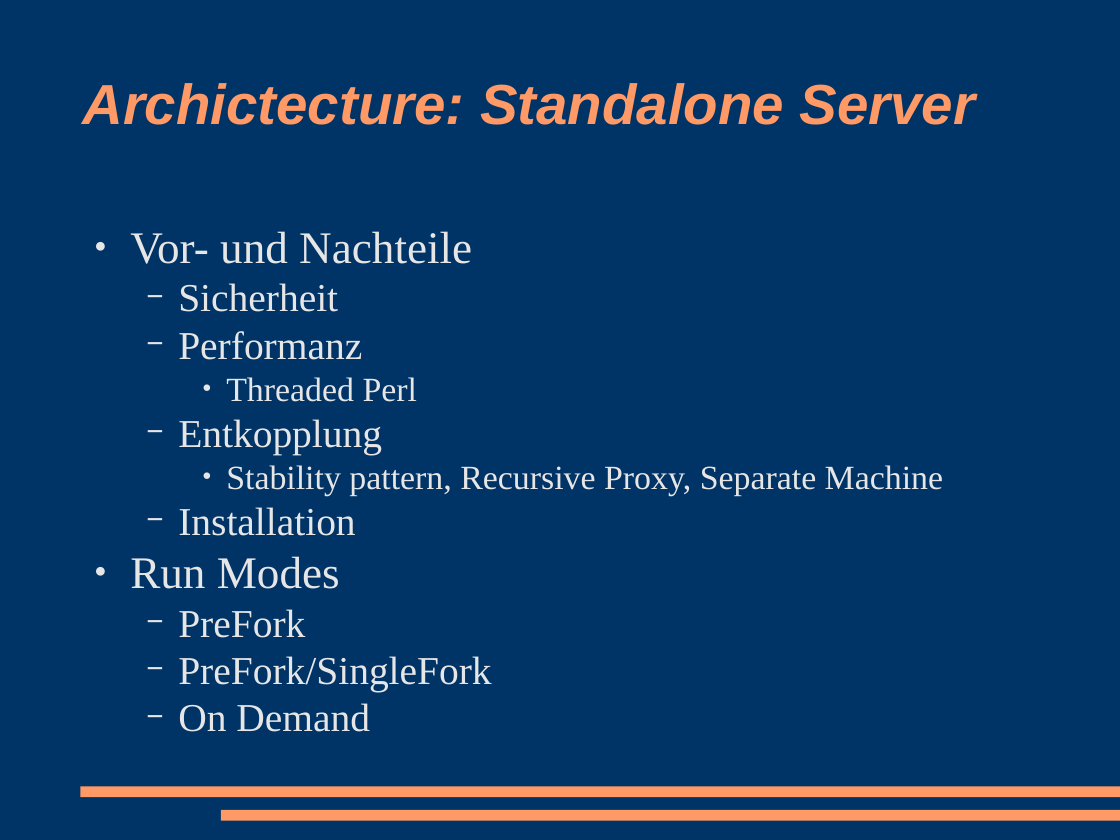
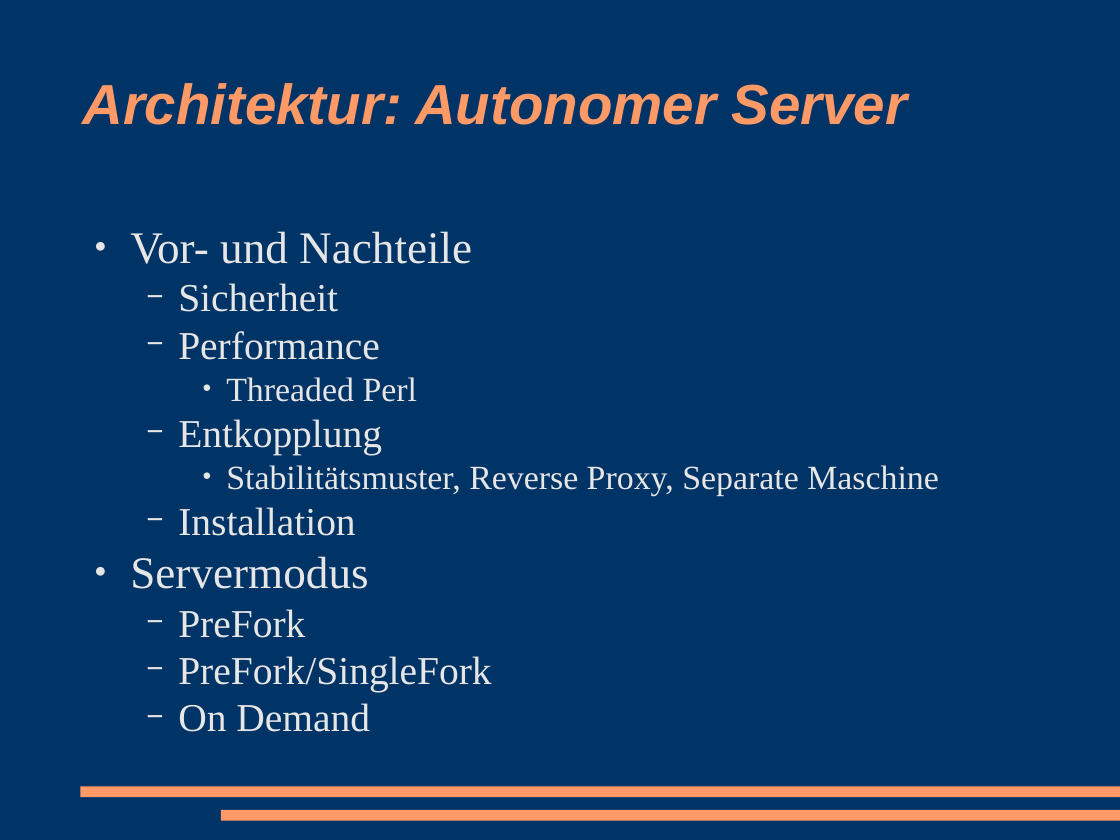
Before and after one commit to racke/Presentations, a slide deck: slide 12 of cebit2009/interchange.odp (slide 6 before the commit). Drawn at 1120x840 pixels with LibreOffice and Linux fonts; fonts in the diff are those of the drawing. Boxes give left, top, right and bottom in pixels: in the first picture for what was removed or moved away, otherwise in the second. Text is boxed around its words. In the diff, an @@ line names an element or a change of style, - is before the commit and + after.

Commit message:
latest set of presentation

```diff
--- a/cebit2009/interchange.odp
+++ b/cebit2009/interchange.odp
@@ title at (82, 83, 908, 125): text changed @@
-Archictecture: Standalone Server
+Architektur: Autonomer Server
@@ text at (178, 331, 379, 360): text changed @@
-  − Performanz
+  − Performance
@@ text at (226, 465, 939, 496): text changed @@
-    ● Stability pattern, Recursive Proxy, Separate Machine
+    ● Stabilitätsmuster, Reverse Proxy, Separate Maschine
@@ text at (130, 556, 368, 589): text changed @@
-● Run Modes
+● Servermodus
```
Also in this commit, not shown: 12 other slides changed, 12 slides added, 8 slides removed, 6 other files.
